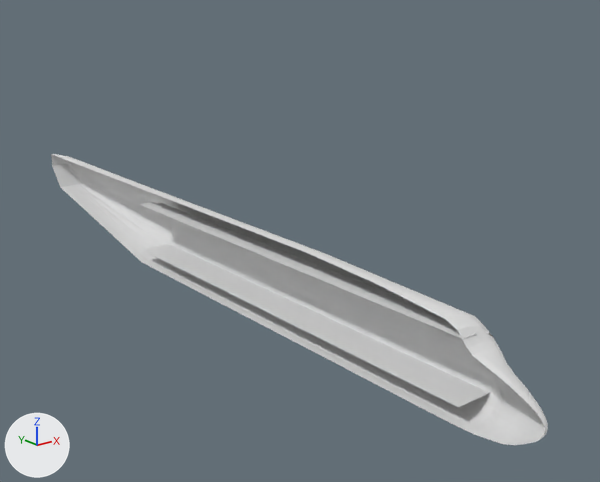
What one commit did to the Blender file Projekt/body3.blend.
Camera for both pictures: a 50 mm lens placed at (-13.8, -19.6, 7.5), pointed at (4.6, 3.4, -1.7). Lighting does not change. The marker at lower left points along +X, +Y and +Z.

In view in the first picture: 'Body', 'BodyInside'.
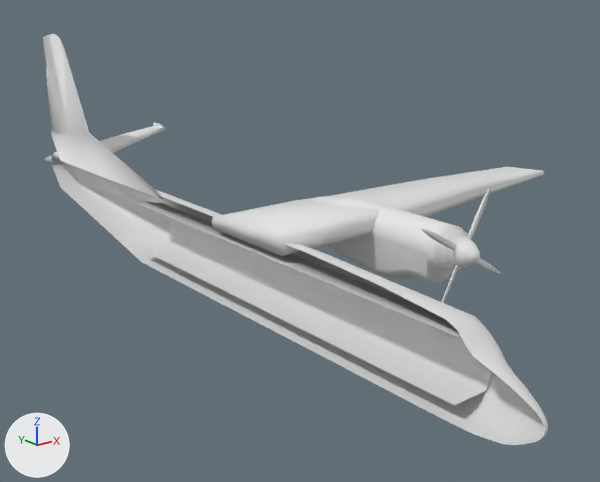
What differs and where, as boxes [x1, y1, x2, y2] in the pictures (600 x 482 px; the box of a moved part takes in the faces that stretch with it):
'Wing', added
    after: [212, 167, 544, 256]
'Engine', added
    after: [313, 197, 480, 284]
'Rudder', added
    after: [43, 34, 164, 199]
'Prop', added
    after: [421, 186, 501, 303]
'SideRudder', added
    after: [54, 122, 166, 160]
part 1 of me_bodyinside, moved or reshaped
    before: [142, 202, 495, 407]
    after: [142, 201, 492, 405]

The change, as a list of edits to the scene's bpy script:
```text
Change me_bodyinside:
    used by ob_bodyinside; location = (0.0, 0.0, 0.0); rotation_euler = (0.0, 1.571, 0.0), in degrees (0, 90, 0)
    remove me_bodyinside.from_pydata(...)  # 68 vertices, 48 faces; spans x 0.3..2.0, y -8.3..7.0, z 0.0..1.3
    add me_bodyinside.from_pydata(...)  # 68 vertices, 48 faces; spans x 0.3..2.0, y -8.2..7.2, z 0.0..1.3
    me_bodyinside part 1: the whole mesh is rebuilt
    me_bodyinside part 2: the surface is now shaded smooth
Add me_plane_003:
    me_plane_003.from_pydata(...)  # 200 vertices, 108 faces; spans x -17.0..16.9, y -1.8..1.8, z -0.6..-0.5
    me_plane_003.polygons.foreach_set('use_smooth', [True] * 108)
Add me_circle:
    me_circle.from_pydata(...)  # 646 vertices, 647 faces; spans x -1.0..1.0, y -2.38..0.96, z -5.14..7.78
    me_circle.polygons.foreach_set('use_smooth', [True] * 647)
Add me_wing:
    me_wing.from_pydata(...)  # 196 vertices, 199 faces; spans x -1.5..13.0, y -15.31..-11.45, z -0.03..0.73
    me_wing.polygons.foreach_set('use_smooth', [True] * 199)
Add me_siderudder:
    me_siderudder.from_pydata(...)  # 66 vertices, 67 faces; spans x -1.5..3.52, y -1.69..1.13, z 0.25..1.3
    me_siderudder.polygons.foreach_set('use_smooth', [True] * 67)
Add me_plane_002:
    me_plane_002.from_pydata(...)  # 79 vertices, 62 faces, 1 loose edge; spans x -0.89..4.35, y -8.57..0.7, z 0.0..0.17
    me_plane_002.polygons.foreach_set('use_smooth', [True] * 62)
Add ob_prop:
    ob_prop = bpy.data.objects.new('Prop', me_plane_003)
    ob_prop.location = (4.12, -5.3, 0.07)
    ob_prop.rotation_euler = (1.571, 0.0, 0.0)  # degrees (90, 0, 0)
    ob_prop.scale = (0.107, 1.0, 1.0)
Add ob_engine:
    ob_engine = bpy.data.objects.new('Engine', me_circle)
    ob_engine.location = (4.12, 0.0, 0.1)
    ob_engine.rotation_euler = (1.571, 0.0, 0.0)  # degrees (90, 0, 0)
    ob_engine.scale = (0.682, 0.682, 0.682)
Add ob_wing:
    ob_wing = bpy.data.objects.new('Wing', me_wing)
    ob_wing.location = (1.5, 13.62, 0.0)
Add ob_siderudder:
    ob_siderudder = bpy.data.objects.new('SideRudder', me_siderudder)
    ob_siderudder.location = (1.5, 13.62, 0.0)
Add ob_rudder:
    ob_rudder = bpy.data.objects.new('Rudder', me_plane_002)
    ob_rudder.location = (0.0, 13.93, 4.59)
    ob_rudder.rotation_euler = (0.0, 1.571, 0.0)  # degrees (0, 90, 0)
```
